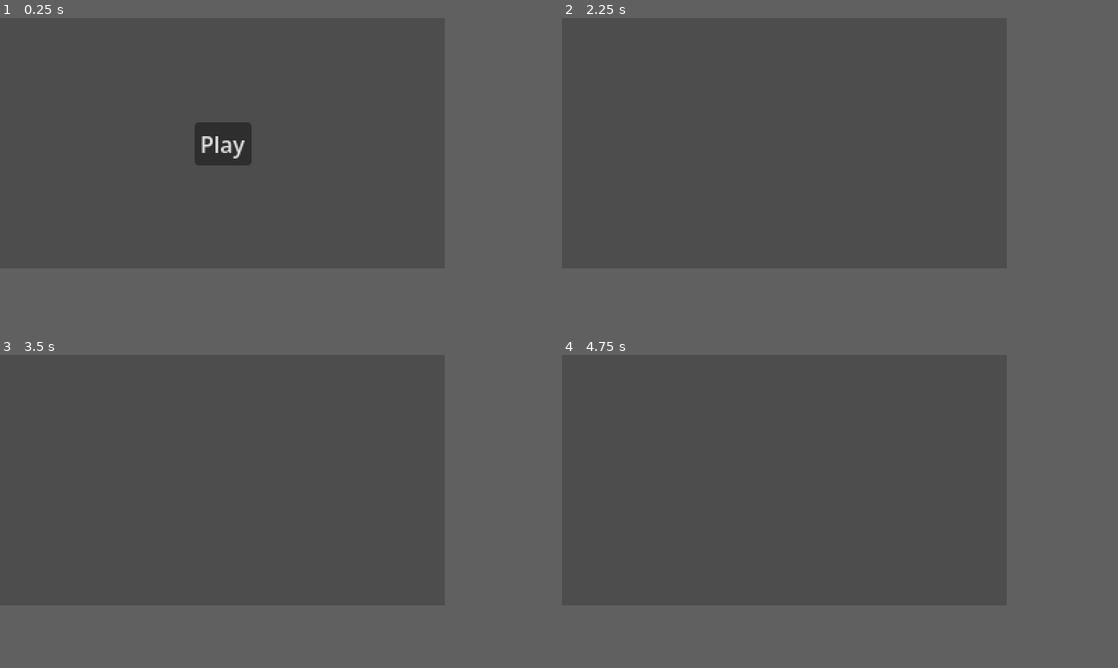
Above: before the commit, frames 1-4 (two rows, left to right).
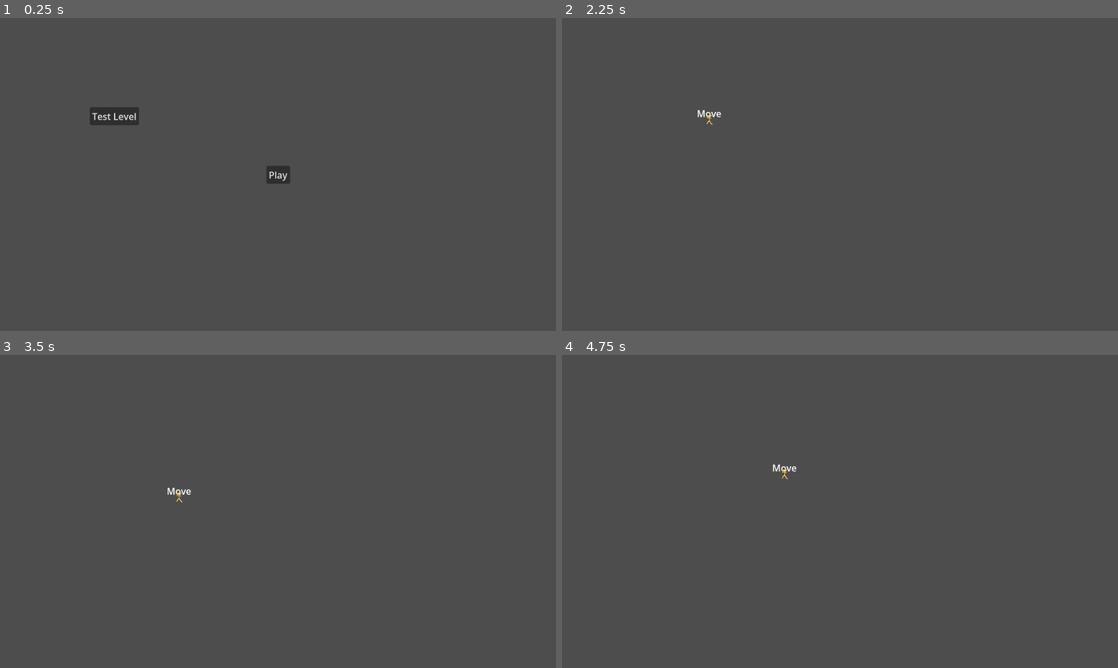
Above: after the commit, the same moments.

Repository: austingwatson/Signal
Game: Godot game, scene res://scenes/title_screen.tscn
Two runs of this game, one before a commit and one after it. Both use one fixed random seed, a clock stepped at 60 frames per second and the inputs below.
Inputs (mouse positions are in pixels of both pictures, inside the frame that each line leads up to):
- Up to frame 1 (0.25 s): no input
- Up to frame 2 (2.25 s): click (650, 96) at 0.5 s, where only the run after the commit has a clickable "Test Level"; click (784, 143) at 1.25 s, where only the run before the commit has a clickable "Play"; tap Enter at 2 s; hold D (move_right, bound only after the commit) from 2.03 s (still down); tap E (interact, bound only after the commit) at 2.1 s
- Up to frame 3 (3.5 s): release D (move_right, bound only after the commit) at 2.78 s; hold S (move_down, bound only after the commit) from 2.78 s (still down); tap E (interact, bound only after the commit) at 2.85 s
- Up to frame 4 (4.75 s): release S (move_down, bound only after the commit) at 3.53 s; hold D (move_right, bound only after the commit) 3.53-4.28 s; tap E (interact, bound only after the commit) at 3.6, 4.35 s; tap Space at 4.25 s; hold W (move_up, bound only after the commit) from 4.28 s (still down)
In our replay, the window is 640x360 before the commit and 800x450 after it. These sizes can differ from the game's own. Grey fills any space a smaller window leaves; there, only what the larger window draws over its background counts as a difference.

The runs differ from the first frame. In frame 1, 2.0% of the frame differs, in the area x 16-53%, y 28-53%; in frame 2, less than 0.1%; in frame 3, less than 0.1%; in frame 4, less than 0.1%.

Commit message:
added some basic components

Diff:
--- a/project.godot
+++ b/project.godot
@@ -15,14 +15,74 @@
 config/features=PackedStringArray("4.6", "GL Compatibility")
 config/icon="res://assets/icon.svg"
 
+[autoload]
+
+GlobalSignals="*uid://cmu6nvqyp7bgy"
+
+[debug]
+
+gdscript/warnings/shadowed_variable=0
+gdscript/warnings/shadowed_variable_base_class=0
+gdscript/warnings/shadowed_global_identifier=0
+
 [display]
 
-window/size/viewport_width=320
-window/size/viewport_height=180
+window/size/viewport_width=960
+window/size/viewport_height=540
 window/size/window_width_override=1280
 window/size/window_height_override=720
 window/stretch/mode="viewport"
 window/stretch/aspect="expand"
+
+[input]
+
+move_up={
+"deadzone": 0.2,
+"events": [Object(InputEventKey,"resource_local_to_scene":false,"resource_name":"","device":-1,"window_id":0,"alt_pressed":false,"shift_pressed":false,"ctrl_pressed":false,"meta_pressed":false,"pressed":false,"keycode":0,"physical_keycode":87,"key_label":0,"unicode":119,"location":0,"echo":false,"script":null)
+]
+}
+move_left={
+"deadzone": 0.2,
+"events": [Object(InputEventKey,"resource_local_to_scene":false,"resource_name":"","device":-1,"window_id":0,"alt_pressed":false,"shift_pressed":false,"ctrl_pressed":false,"meta_pressed":false,"pressed":false,"keycode":0,"physical_keycode":65,"key_label":0,"unicode":97,"location":0,"echo":false,"script":null)
+]
+}
+move_down={
+"deadzone": 0.2,
+"events": [Object(InputEventKey,"resource_local_to_scene":false,"resource_name":"","device":-1,"window_id":0,"alt_pressed":false,"shift_pressed":false,"ctrl_pressed":false,"meta_pressed":false,"pressed":false,"keycode":0,"physical_keycode":83,"key_label":0,"unicode":115,"location":0,"echo":false,"script":null)
+]
+}
+move_right={
+"deadzone": 0.2,
+"events": [Object(InputEventKey,"resource_local_to_scene":false,"resource_name":"","device":-1,"window_id":0,"alt_pressed":false,"shift_pressed":false,"ctrl_pressed":false,"meta_pressed":false,"pressed":false,"keycode":0,"physical_keycode":68,"key_label":0,"unicode":100,"location":0,"echo":false,"script":null)
+]
+}
+shoot={
+"deadzone": 0.2,
+"events": [Object(InputEventMouseButton,"resource_local_to_scene":false,"resource_name":"","device":-1,"window_id":0,"alt_pressed":false,"shift_pressed":false,"ctrl_pressed":false,"meta_pressed":false,"button_mask":1,"position":Vector2(293, 13),"global_position":Vector2(302, 61),"factor":1.0,"button_index":1,"canceled":false,"pressed":true,"double_click":false,"script":null)
+]
+}
+ping={
+"deadzone": 0.2,
+"events": [Object(InputEventMouseButton,"resource_local_to_scene":false,"resource_name":"","device":-1,"window_id":0,"alt_pressed":false,"shift_pressed":false,"ctrl_pressed":false,"meta_pressed":false,"button_mask":2,"position":Vector2(309, 18),"global_position":Vector2(318, 66),"factor":1.0,"button_index":2,"canceled":false,"pressed":true,"double_click":false,"script":null)
+]
+}
+interact={
+"deadzone": 0.2,
+"events": [Object(InputEventKey,"resource_local_to_scene":false,"resource_name":"","device":-1,"window_id":0,"alt_pressed":false,"shift_pressed":false,"ctrl_pressed":false,"meta_pressed":false,"pressed":false,"keycode":0,"physical_keycode":69,"key_label":0,"unicode":101,"location":0,"echo":false,"script":null)
+]
+}
+build={
+"deadzone": 0.2,
+"events": [Object(InputEventKey,"resource_local_to_scene":false,"resource_name":"","device":-1,"window_id":0,"alt_pressed":false,"shift_pressed":false,"ctrl_pressed":false,"meta_pressed":false,"pressed":false,"keycode":0,"physical_keycode":70,"key_label":0,"unicode":102,"location":0,"echo":false,"script":null)
+]
+}
+
+[layer_names]
+
+2d_physics/layer_1="Wall"
+2d_physics/layer_2="Friendly"
+2d_physics/layer_3="Enemy"
+2d_physics/layer_4="Neutral"
 
 [physics]
 
@@ -30,6 +90,7 @@
 
 [rendering]
 
+textures/canvas_textures/default_texture_filter=0
 rendering_device/driver.windows="d3d12"
 renderer/rendering_method="gl_compatibility"
 renderer/rendering_method.mobile="gl_compatibility"
--- /dev/null
+++ b/resources/component/movement/movement_resource.gd
@@ -0,0 +1,4 @@
+class_name MovementResource
+extends Resource
+
+@export var speed := 0.0
--- /dev/null
+++ b/resources/component/movement/player_movement.tres
@@ -0,0 +1,8 @@
+[gd_resource type="Resource" script_class="MovementResource" format=3 uid="uid://bqevn1cd7pfo0"]
+
+[ext_resource type="Script" uid="uid://nxdorg8re4mv" path="res://resources/component/movement/movement_resource.gd" id="1_v5w7b"]
+
+[resource]
+script = ExtResource("1_v5w7b")
+speed = 100.0
+metadata/_custom_type_script = "uid://nxdorg8re4mv"
--- /dev/null
+++ b/scenes/component/interactable_component.tscn
@@ -0,0 +1,10 @@
+[gd_scene format=3 uid="uid://b6tw44p4yiv56"]
+
+[ext_resource type="Script" uid="uid://dmtxuelpqmshw" path="res://scripts/component/interactable_component.gd" id="1_r1p5d"]
+
+[node name="InteractableComponent" type="Area2D" unique_id=97917200]
+collision_layer = 0
+collision_mask = 0
+input_pickable = false
+monitoring = false
+script = ExtResource("1_r1p5d")
--- /dev/null
+++ b/scenes/component/movement_component.tscn
@@ -0,0 +1,6 @@
+[gd_scene format=3 uid="uid://bg3dqgmexche0"]
+
+[ext_resource type="Script" uid="uid://b3ffuqcq4hblb" path="res://scripts/component/movement_component.gd" id="1_mlxod"]
+
+[node name="MovementComponent" type="Node2D" unique_id=370224092]
+script = ExtResource("1_mlxod")
--- /dev/null
+++ b/scenes/component/player_interaction_component.tscn
@@ -0,0 +1,18 @@
+[gd_scene format=3 uid="uid://caksklvwo6g3m"]
+
+[ext_resource type="Script" uid="uid://cuehw6mw6v8k5" path="res://scripts/component/player_interaction_component.gd" id="1_a0rol"]
+
+[sub_resource type="CircleShape2D" id="CircleShape2D_yotas"]
+radius = 16.0
+
+[node name="PlayerInteractionComponent" type="Area2D" unique_id=1522986099]
+collision_layer = 2
+collision_mask = 8
+input_pickable = false
+script = ExtResource("1_a0rol")
+
+[node name="CollisionShape2D" type="CollisionShape2D" parent="." unique_id=1725179140]
+shape = SubResource("CircleShape2D_yotas")
+
+[connection signal="area_entered" from="." to="." method="_on_area_entered"]
+[connection signal="area_exited" from="." to="." method="_on_area_exited"]
--- /dev/null
+++ b/scenes/entity/actor/player.tscn
@@ -0,0 +1,32 @@
+[gd_scene format=3 uid="uid://cyvw0ck5o7yyv"]
+
+[ext_resource type="PackedScene" uid="uid://bg3dqgmexche0" path="res://scenes/component/movement_component.tscn" id="1_ic5hl"]
+[ext_resource type="Resource" uid="uid://bqevn1cd7pfo0" path="res://resources/component/movement/player_movement.tres" id="2_in1sw"]
+[ext_resource type="PackedScene" uid="uid://dgy1y2sif2ssm" path="res://scenes/statemachine/state_machine.tscn" id="3_v1h6o"]
+[ext_resource type="PackedScene" uid="uid://cn7sofji6atcy" path="res://scenes/statemachine/state.tscn" id="4_f6cxi"]
+[ext_resource type="Texture2D" uid="uid://bpjwg4v8t55ce" path="res://assets/textures/temp.png" id="5_f6cxi"]
+[ext_resource type="Script" uid="uid://dm683srhdyg8f" path="res://scripts/statemachine/player/player_idle.gd" id="5_owhjy"]
+[ext_resource type="Script" uid="uid://bm6y42oisxte8" path="res://scripts/statemachine/player/player_move.gd" id="6_v7w8l"]
+[ext_resource type="PackedScene" uid="uid://caksklvwo6g3m" path="res://scenes/component/player_interaction_component.tscn" id="8_pfhf4"]
+
+[node name="Player" type="Node2D" unique_id=366550933]
+
+[node name="MovementComponent" parent="." unique_id=370224092 node_paths=PackedStringArray("entity") instance=ExtResource("1_ic5hl")]
+entity = NodePath("..")
+movement_resource = ExtResource("2_in1sw")
+
+[node name="StateMachine" parent="." unique_id=119539871 instance=ExtResource("3_v1h6o")]
+initial_state = "Idle"
+
+[node name="Idle" parent="StateMachine" unique_id=1886929243 node_paths=PackedStringArray("movement_component") instance=ExtResource("4_f6cxi")]
+script = ExtResource("5_owhjy")
+movement_component = NodePath("../../MovementComponent")
+
+[node name="Move" parent="StateMachine" unique_id=1920895053 node_paths=PackedStringArray("movement_component") instance=ExtResource("4_f6cxi")]
+script = ExtResource("6_v7w8l")
+movement_component = NodePath("../../MovementComponent")
+
+[node name="Sprite2D" type="Sprite2D" parent="." unique_id=1836848407]
+texture = ExtResource("5_f6cxi")
+
+[node name="PlayerInteractionComponent" parent="." unique_id=1522986099 instance=ExtResource("8_pfhf4")]
--- /dev/null
+++ b/scenes/entity/test_entity.tscn
@@ -0,0 +1,15 @@
+[gd_scene format=3 uid="uid://bn2s6l2kniy1x"]
+
+[ext_resource type="PackedScene" uid="uid://b6tw44p4yiv56" path="res://scenes/component/interactable_component.tscn" id="1_byc52"]
+
+[sub_resource type="CircleShape2D" id="CircleShape2D_byc52"]
+radius = 100.0
+
+[node name="TestEntity" type="Node2D" unique_id=708208041]
+
+[node name="InteractableComponent" parent="." unique_id=97917200 instance=ExtResource("1_byc52")]
+collision_layer = 8
+collision_mask = 2
+
+[node name="CollisionShape2D" type="CollisionShape2D" parent="InteractableComponent" unique_id=986418687]
+shape = SubResource("CircleShape2D_byc52")
--- /dev/null
+++ b/scenes/statemachine/state.tscn
@@ -0,0 +1,6 @@
+[gd_scene format=3 uid="uid://cn7sofji6atcy"]
+
+[ext_resource type="Script" uid="uid://cvgrwqpjadro7" path="res://scripts/statemachine/state.gd" id="1_b0fkr"]
+
+[node name="State" type="Node2D" unique_id=1886929243]
+script = ExtResource("1_b0fkr")
--- /dev/null
+++ b/scenes/statemachine/state_machine.tscn
@@ -0,0 +1,21 @@
+[gd_scene format=3 uid="uid://dgy1y2sif2ssm"]
+
+[ext_resource type="Script" uid="uid://bbkygidxndqav" path="res://scripts/statemachine/state_machine.gd" id="1_j12m0"]
+
+[node name="StateMachine" type="Node2D" unique_id=119539871]
+script = ExtResource("1_j12m0")
+
+[node name="CurrentStateLabel" type="Label" parent="." unique_id=54929871]
+anchors_preset = 7
+anchor_left = 0.5
+anchor_top = 1.0
+anchor_right = 0.5
+anchor_bottom = 1.0
+offset_left = -50.0
+offset_top = -23.0
+offset_right = 50.0
+grow_horizontal = 2
+grow_vertical = 0
+text = "CurrentState"
+horizontal_alignment = 1
+vertical_alignment = 1
--- /dev/null
+++ b/scenes/test_level_screen.tscn
@@ -0,0 +1,12 @@
+[gd_scene format=3 uid="uid://bfs8dj8glr6tv"]
+
+[ext_resource type="PackedScene" uid="uid://cyvw0ck5o7yyv" path="res://scenes/entity/actor/player.tscn" id="1_kfx0g"]
+[ext_resource type="PackedScene" uid="uid://bn2s6l2kniy1x" path="res://scenes/entity/test_entity.tscn" id="2_drtsa"]
+
+[node name="TestLevelScreen" type="Node2D" unique_id=1663135438]
+
+[node name="Player" parent="." unique_id=366550933 instance=ExtResource("1_kfx0g")]
+position = Vector2(235, 176)
+
+[node name="TestEntity" parent="." unique_id=708208041 instance=ExtResource("2_drtsa")]
+position = Vector2(553, 211)
--- a/scenes/title_screen.tscn
+++ b/scenes/title_screen.tscn
@@ -19,4 +19,13 @@
 grow_vertical = 2
 text = "Play"
 
+[node name="TestLevelButton" type="Button" parent="." unique_id=1251379221]
+offset_left = 155.0
+offset_top = 154.0
+offset_right = 240.0
+offset_bottom = 185.0
+text = "Test Level
+"
+
 [connection signal="pressed" from="PlayButton" to="." method="_on_play_button_pressed"]
+[connection signal="pressed" from="TestLevelButton" to="." method="_on_test_level_button_pressed"]
--- /dev/null
+++ b/scripts/component/interactable_component.gd
@@ -0,0 +1,4 @@
+class_name InteractableComponent
+extends Area2D
+
+signal interacted
--- /dev/null
+++ b/scripts/component/movement_component.gd
@@ -0,0 +1,14 @@
+class_name MovementComponent
+extends Node2D
+
+@export var entity: Node2D
+@export var movement_resource: MovementResource
+var velocity := Vector2.ZERO
+
+
+func _physics_process(delta: float) -> void:
+	entity.global_position += velocity * delta
+
+
+func set_direction(direction: Vector2) -> void:
+	velocity = direction.normalized() * movement_resource.speed
--- /dev/null
+++ b/scripts/component/player_interaction_component.gd
@@ -0,0 +1,19 @@
+class_name PlayerInteractionComponent
+extends Area2D
+
+var interactable_component: InteractableComponent = null
+
+
+func _unhandled_input(_event: InputEvent) -> void:
+	if Input.is_action_just_pressed("interact") and interactable_component != null:
+		interactable_component.interacted.emit()
+
+
+func _on_area_entered(area: Area2D) -> void:
+	if area is InteractableComponent:
+		interactable_component = area
+
+
+func _on_area_exited(area: Area2D) -> void:
+	if area is InteractableComponent:
+		interactable_component = null
--- /dev/null
+++ b/scripts/global/global_signals.gd
@@ -0,0 +1 @@
+extends Node
--- /dev/null
+++ b/scripts/statemachine/player/player_idle.gd
@@ -0,0 +1,14 @@
+extends State
+
+@export var movement_component: MovementComponent
+
+
+func enter() -> void:
+	movement_component.set_direction(Vector2.ZERO)
+
+
+func input() -> void:
+	var direction := Input.get_vector("move_left", "move_right", "move_up", "move_down")
+	if direction != Vector2.ZERO:
+		movement_component.set_direction(direction)
+		statemachine.enter_state("Move")
--- /dev/null
+++ b/scripts/statemachine/player/player_move.gd
@@ -0,0 +1,11 @@
+extends State
+
+@export var movement_component: MovementComponent
+
+
+func input() -> void:
+	var direction := Input.get_vector("move_left", "move_right", "move_up", "move_down")
+	if direction == Vector2.ZERO:
+		statemachine.enter_state("Idle")
+	else:
+		movement_component.set_direction(direction)
--- /dev/null
+++ b/scripts/statemachine/state.gd
@@ -0,0 +1,16 @@
+class_name State
+extends Node2D
+
+var statemachine: StateMachine
+
+
+func enter() -> void:
+	pass
+
+
+func input() -> void:
+	pass
+
+
+func update(_delta: float) -> void:
+	pass
--- /dev/null
+++ b/scripts/statemachine/state_machine.gd
@@ -0,0 +1,31 @@
+class_name StateMachine
+extends Node2D
+
+@export var initial_state: String
+@export var show_current_state := true
+var states = {}
+var current_state: State
+@onready var current_state_label := $CurrentStateLabel
+
+
+func _ready() -> void:
+	for child in get_children():
+		if child is State:
+			child.statemachine = self
+			states[child.name] = child
+	enter_state(initial_state)
+	current_state_label.visible = show_current_state
+
+
+func _unhandled_input(_event: InputEvent) -> void:
+	current_state.input()
+
+
+func _physics_process(delta: float) -> void:
+	current_state.update(delta)
+
+
+func enter_state(name: String) -> void:
+	current_state = states[name]
+	current_state.enter()
+	current_state_label.text = name
--- a/scripts/title_screen.gd
+++ b/scripts/title_screen.gd
@@ -3,3 +3,7 @@
 
 func _on_play_button_pressed() -> void:
 	get_tree().change_scene_to_file("res://scenes/game_screen.tscn")
+
+
+func _on_test_level_button_pressed() -> void:
+	get_tree().change_scene_to_file("res://scenes/test_level_screen.tscn")
Binary file added: assets/textures/temp.png
Not shown, added: assets/textures/temp.png.import
Not shown, removed: assets/textures/textures.txt
Not shown, added: export_presets.cfg
Not shown, added: resources/component/movement/movement_resource.gd.uid
Not shown, removed: resources/resources.txt
Not shown, added: scripts/component/interactable_component.gd.uid
Not shown, added: scripts/component/movement_component.gd.uid
Not shown, added: scripts/component/player_interaction_component.gd.uid
Not shown, added: scripts/global/global_signals.gd.uid
Not shown, added: scripts/statemachine/player/player_idle.gd.uid
Not shown, added: scripts/statemachine/player/player_move.gd.uid
(and 2 more such lines)
